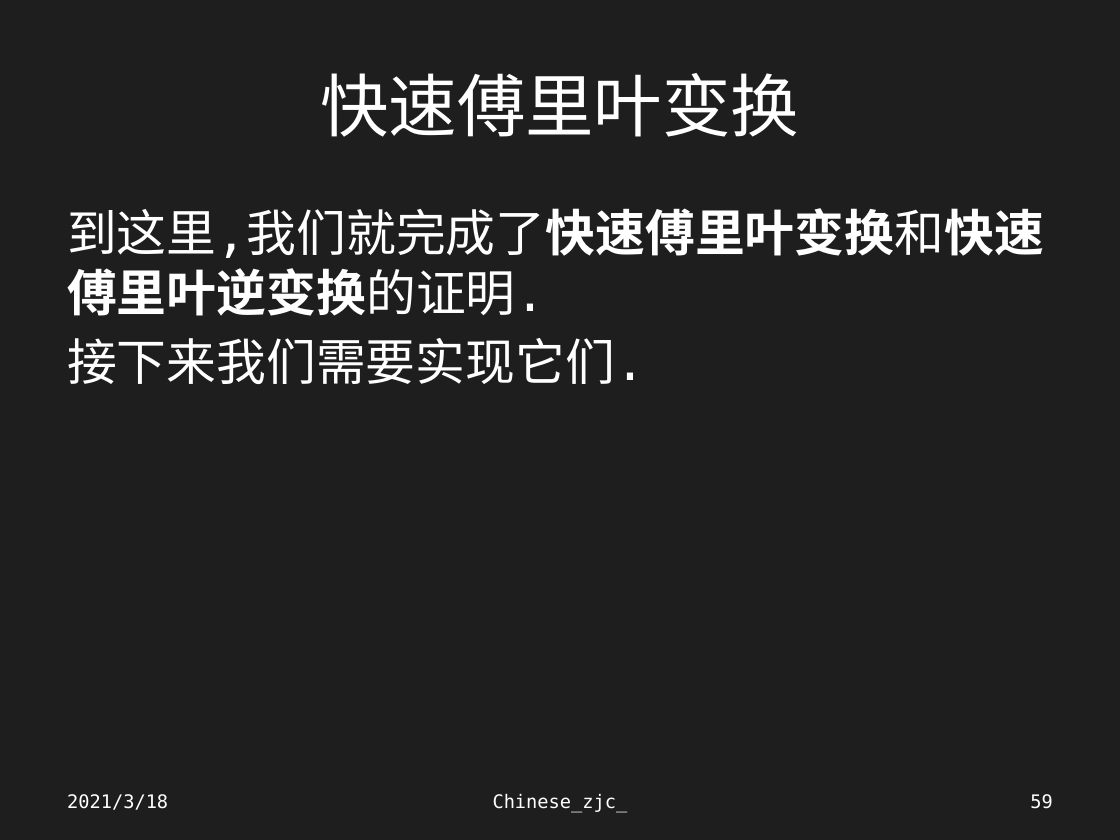
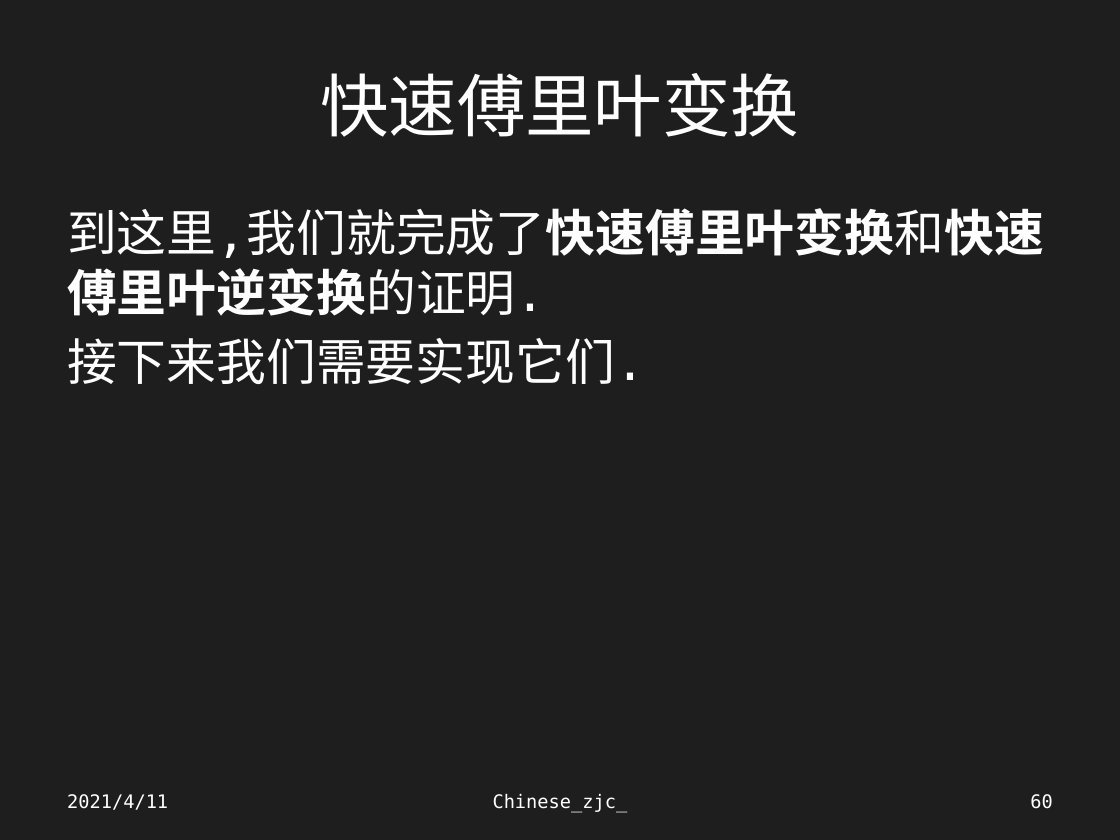
Before and after one commit to Chinesezjc/Solved-Problems, a slide deck: slide 60 of 高精度.pptx (slide 59 before the commit). Drawn at 1120x840 pixels with LibreOffice and Linux fonts; fonts in the diff are those of the drawing. Boxes give left, top, right and bottom in pixels: in the first picture for what was removed or moved away, otherwise in the second. Text is boxed around its words. In the diff, an @@ line names an element or a change of style, - is before the commit and + after.

```diff
--- a/高精度.pptx
+++ b/高精度.pptx
@@ text at [67,794,168,810]: text changed @@
-2021/3/18
+2021/4/11
@@ page number at [1030,794,1052,809]: text changed @@
-59
+60
```
Also in this commit, not shown: 64 other slides changed, 1 slide added, 39 other files.
